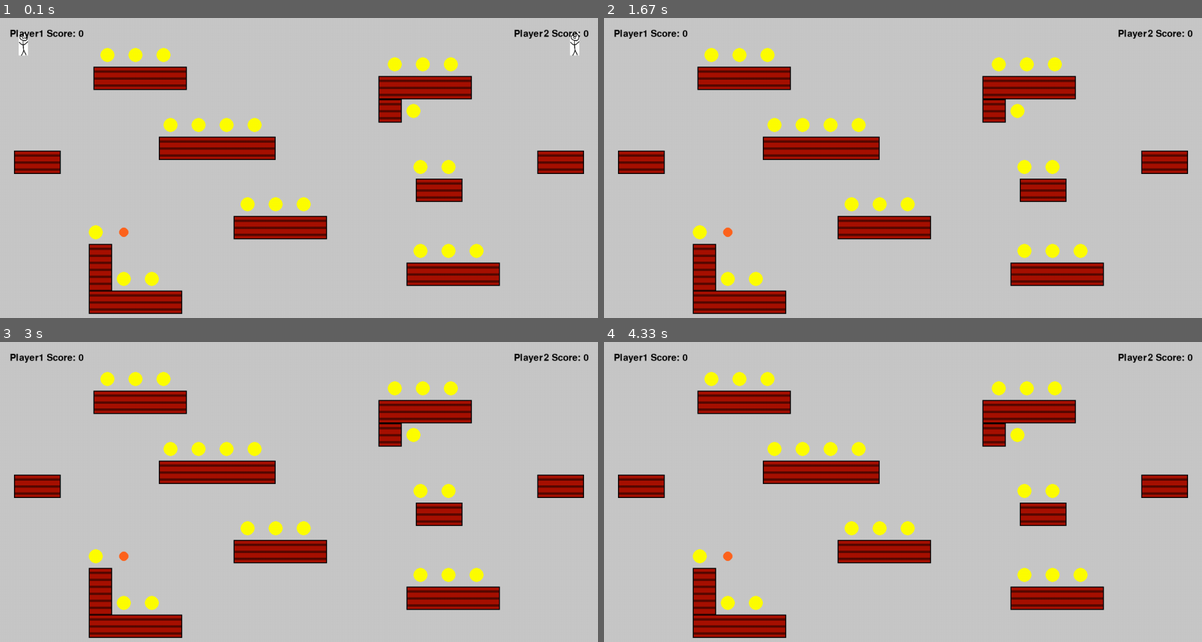
Above: before the commit, frames 1-4 (two rows, left to right).
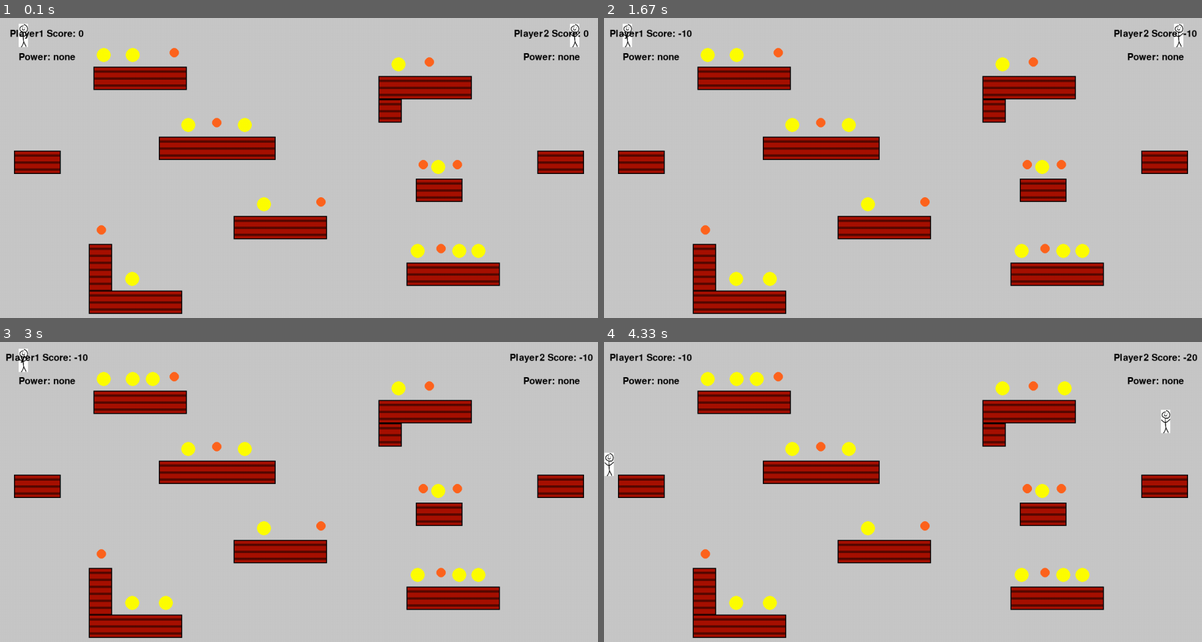
Above: after the commit, the same moments.

Repository: CS196Illinois/Group10-FA21
Game: pygame game, started from Project/game.py
Same seed, same stepped clock (60 frames per second), same inputs: the game is played once before the commit and once after it.
Inputs:
- Up to frame 1 (0.1 s): no input
- Up to frame 2 (1.67 s): hold A 0.33-0.8 s; hold Right 0.33-0.8 s; tap F at 0.83 s
- Up to frame 3 (3 s): hold W 2.17-2.63 s; hold Right 2.17-2.63 s
- Up to frame 4 (4.33 s): tap A at 3.73 s; hold Left from 4.07 s (still down); hold A from 4.07 s (still down)

The runs differ from the first frame. In frame 1, 2.9% of the frame differs, in the area x 3-97%, y 1-90%; in frame 2, 3.4%; in frame 3, 3.4%; in frame 4, 3.6%, in the area x 0-100%, y 3-90%.

Commit message:
respawning of player, coin, and power done

Diff:
--- a/Project/game.py
+++ b/Project/game.py
@@ -30,9 +30,10 @@
 
 SCREEN_WIDTH = 1280
 SCREEN_HEIGHT = 720
-
-
-PLAYER_MOVE_SPEED = 8
+coinSpawnEvent = 0 + pygame.USEREVENT
+powerSpawnEvent = 1 + pygame.USEREVENT
+
+PLAYER_MOVE_SPEED = 4
 
 dirname = os.path.dirname(__file__)
 
@@ -41,7 +42,8 @@
     def __init__(self, xPos, yPos, controlDict):
         super(Player, self).__init__()
         self.surf = pygame.transform.scale(pygame.image.load(os.path.join(dirname, "playerSprite.png")).convert(), (20,50))
-        self.rect = self.surf.get_rect(center = (xPos, yPos))
+        self.start = (xPos, yPos)
+        self.rect = self.surf.get_rect(center = self.start)
         self.dx, self.dy = 0, 0
         self.touchingPlatform = False
         self.score = 0
@@ -54,26 +56,25 @@
         self.moving = False
 
         if pressed_keys[self.controlDict["jump"]] and self.touchingPlatform:
-            self.dy = -20
+            self.dy = -11
         #if pressed_keys[self.controlDict["down"]]:
             #Make this a groundpound or something
         if pressed_keys[self.controlDict["left"]]:
             self.moving = True
             if self.dx > PLAYER_MOVE_SPEED * -1:
                 if self.touchingPlatform:
-                    self.dx -= 2
+                    self.dx -= .5
                 else:
-                    self.dx -= 1
+                    self.dx -= .25
             self.facingRight = False
         if pressed_keys[self.controlDict["right"]]:
             self.moving = True
             if self.dx < PLAYER_MOVE_SPEED:
                 if self.touchingPlatform:
-                    self.dx += 2
+                    self.dx += .5
                 else:
-                    self.dx += 1
+                    self.dx += .25
             self.facingRight = True
-        #resets character position for demo
         if pressed_keys[self.controlDict["power"]]:
             if self.power == "bullet" :
                 if self.facingRight == True:
@@ -87,24 +88,27 @@
         if self.touchingPlatform and not self.moving:
             self.dx = 0
 
+        if self.rect.centery > SCREEN_HEIGHT + 400:
+            self.rect.center = self.start
+            self.score -= 10
+            self.dx, self.dy = 0, 0
+
         for coin in pygame.sprite.spritecollide(self, coin_sprites, True, collided = None):
             self.score += 1
             coin.kill()
-            print(self.score)
-
-        for power in pygame.sprite.spritecollide(self, power_sprites, True, collided = None):
+
+        for power in pygame.sprite.spritecollide(self, power_sprites, True):
             self.power = power.power
             power.kill()
-            print(self.power)
-
-        for bullet in pygame.sprite.spritecollide(self, bullet_sprites, True, collided = None):
-            self.dx += bullet.speed * 1.5
-            self.dy -= 25
+            print("touched power")
+
+        for bullet in pygame.sprite.spritecollide(self, bullet_sprites, True):
+            self.dx += bullet.speed * .7
+            self.dy -= 12
+            self.score -= 5
             bullet.kill()
-            print("success")
-
-
-        self.dy += 1
+
+        self.dy += .25
 
         self.collidedCharacter = pygame.sprite.spritecollide(self, solid_sprites, False)
 
@@ -149,30 +153,31 @@
 
 
 class Coin(pygame.sprite.Sprite):
+    width = 30
     def __init__(self, xPos, yPos):
         super(Coin, self).__init__()
-        self.surf = pygame.Surface((30,30))
+        self.surf = pygame.Surface((Coin.width, Coin.width))
         self.surf.set_colorkey((0,0,0))
         self.rect = self.surf.get_rect(
             left = xPos,
             top = yPos
         )
-        pygame.draw.circle(self.surf, (255,255,0), (15, 15), 15)
+        pygame.draw.circle(self.surf, (255,255,0), (Coin.width//2, Coin.width//2), Coin.width//2)
 
 class Power(pygame.sprite.Sprite):
-    def __init__(self, xPos, yPos, power):
+    width = 20
+    def __init__(self, xPos, yPos):
         super(Power, self).__init__()
-        self.surf = pygame.Surface((30,30))
+        self.surf = pygame.Surface((Power.width, Power.width))
         self.surf.set_colorkey((0,0,0))
         self.rect = self.surf.get_rect(
             left = xPos,
             top = yPos
         )
-        pygame.draw.circle(self.surf, (255,100,30), (15, 15), 10)
-        self.power = power
+        pygame.draw.circle(self.surf, (255,100,30), (Power.width//2, Power.width//2), Power.width//2)
+        self.power = "none"
 
 class Bullet(pygame.sprite.Sprite):
-
     def __init__(self, xPos, yPos, speed):
         super(Bullet, self).__init__()
         self.surf = pygame.Surface((30,30))
@@ -186,8 +191,6 @@
 
     def update(self):
         self.rect[0] += self.speed
-
-
 
 class Platform(pygame.sprite.Sprite):
     def __init__(self, xPos, yPos, xSize, ySize):
@@ -212,10 +215,31 @@
     solid_sprites.add(myPlatform)
     all_sprites.add(myPlatform)
 
-def newCoin(xPos, yPos):
-    myCoin = Platform(xPos, yPos)
-    coin_sprites.add(myCoin)
-    all_sprites.add(myCoin)
+def newRandomSpawn(Type):
+    #subtract 4 b/c there are 4 solid sprites to never spawn coins on (players and start platforms)
+    pos = random.random() * (len(solid_sprites) - 4)
+    platform = solid_sprites.sprites()[int(pos) + 4]
+    # 40 is arbitrary
+    newItem = Type(platform.rect.left + ((platform.rect.width-Type.width) * (pos - int(pos))), platform.rect.top - 40)
+    if not spritecollide(newItem, all_sprites, False):
+        if (Type == Power):
+            newItem.power = "bullet"
+            power_sprites.add(newItem)
+            print("power spawned")
+        else:
+            coin_sprites.add(newItem)
+        all_sprites.add(newItem)
+
+
+def text_objects(text, font):
+    textSurface = font.render(text, True, (0,0,0))
+    return textSurface, textSurface.get_rect()
+
+def message_display(text, xpos, ypos):
+    largeText = pygame.font.Font('freesansbold.ttf',20)
+    TextSurf, TextRect = text_objects(text, largeText)
+    TextRect.center = (xpos,ypos)
+    screen.blit(TextSurf, TextRect)
 
 pygame.init()
 
@@ -253,13 +277,17 @@
 solid_sprites.add(player1)
 solid_sprites.add(player2)
 
-# (xpos, ypos, xsize, ysize): xpos, ypos represents coordinates of the top left corner
+coin_sprites = pygame.sprite.Group()
+power_sprites = pygame.sprite.Group()
+bullet_sprites = pygame.sprite.Group()
 
 # "Standard" width of platform
 pw = 50
 
 # player 1 start location
+# platform 1
 newPlatform(30, 300, pw * 2, pw)
+
 # player 2 start location
 newPlatform(SCREEN_WIDTH - 30 - (pw * 2), 300, pw * 2, pw)
 
@@ -278,124 +306,26 @@
 newPlatform(810, 140 + pw, pw, pw * 1)
 newPlatform(810, 140, pw * 4, pw)
 
-# create Coin instances
-# this part of code is not elegent, but I do not know how to make it better...
-# later, replace this with some way to randomly generate coins
-coin_sprites = pygame.sprite.Group()
-power_sprites = pygame.sprite.Group()
-bullet_sprites = pygame.sprite.Group()
-def AddCoin():
-    coin1 = Coin(190,460)
-    all_sprites.add(coin1)
-    coin2 = Coin(275,80)
-    all_sprites.add(coin2)
-    coin3 = Coin(335,80)
-    all_sprites.add(coin3)
-    coin4 = Coin(215,80)
-    all_sprites.add(coin4)
-    coin5 = Coin(410,230)
-    all_sprites.add(coin5)
-    coin6 = Coin(470,230)
-    all_sprites.add(coin6)
-    coin7 = Coin(530,230)
-    all_sprites.add(coin7)
-    coin8 = Coin(350,230)
-    all_sprites.add(coin8)
-    coin9 = Coin(885,320)
-    all_sprites.add(coin9)
-    coin10 = Coin(945,320)
-    all_sprites.add(coin10)
-    coin11 = Coin(575,400)
-    all_sprites.add(coin11)
-    coin12 = Coin(515,400)
-    all_sprites.add(coin12)
-    coin13 = Coin(635,400)
-    all_sprites.add(coin13)
-    coin14 = Coin(885,500)
-    all_sprites.add(coin14)
-    coin15 = Coin(945,500)
-    all_sprites.add(coin15)
-    coin16 = Coin(1005,500)
-    all_sprites.add(coin16)
-    # L shape
-    coin17 = Coin(250,560)
-    all_sprites.add(coin17)
-    coin18 = Coin(310,560)
-    all_sprites.add(coin18)
-    coin19 = Coin(890,100)
-    all_sprites.add(coin19)
-    coin20 = Coin(950,100)
-    all_sprites.add(coin20)
-    coin21 = Coin(830,100)
-    all_sprites.add(coin21)
-    coin22 = Coin(870,200)
-    all_sprites.add(coin22)
-    coin_sprites.add(coin1)
-    coin_sprites.add(coin2)
-    coin_sprites.add(coin3)
-    coin_sprites.add(coin4)
-    coin_sprites.add(coin5)
-    coin_sprites.add(coin6)
-    coin_sprites.add(coin7)
-    coin_sprites.add(coin8)
-    coin_sprites.add(coin9)
-    coin_sprites.add(coin10)
-    coin_sprites.add(coin11)
-    coin_sprites.add(coin12)
-    coin_sprites.add(coin13)
-    coin_sprites.add(coin14)
-    coin_sprites.add(coin15)
-    coin_sprites.add(coin16)
-    coin_sprites.add(coin17)
-    coin_sprites.add(coin18)
-    coin_sprites.add(coin19)
-    coin_sprites.add(coin20)
-    coin_sprites.add(coin21)
-    coin_sprites.add(coin22)
-
-
-power1 = Power(250,460, "bullet")
-all_sprites.add(power1)
-power_sprites.add(power1)
-
-AddCoin()
-
-def killCoin():
-    for item in coin_sprites:
-        item.kill()
-
-#move_up_sound = pygame.mixer.Sound("ao.ogg")
-#move_down_sound = pygame.mixer.Sound("ao.ogg")
-
-#move_up_sound.set_volume(1)
-#move_down_sound.set_volume(1)
-
-
-def text_objects(text, font):
-    textSurface = font.render(text, True, (0,0,0))
-    return textSurface, textSurface.get_rect()
-
-def message_display(text, xpos, ypos):
-    largeText = pygame.font.Font('freesansbold.ttf',20)
-    TextSurf, TextRect = text_objects(text, largeText)
-    TextRect.center = (xpos,ypos)
-    screen.blit(TextSurf, TextRect)
-
-
-
-
+for i in range(20):
+    newRandomSpawn(Coin)
+pygame.time.set_timer(coinSpawnEvent, 200)
+pygame.time.set_timer(powerSpawnEvent, 1)
 
 running = True
-
 
 while running:
     for event in pygame.event.get():
         if event.type == KEYDOWN:
             if event.key == K_ESCAPE:
                 running = False
-
         elif event.type == QUIT:
             running = False
+        if event.type == coinSpawnEvent:
+            newRandomSpawn(Coin)
+            pygame.time.set_timer(coinSpawnEvent, random.randint(200, 400))
+        if event.type == powerSpawnEvent:
+            newRandomSpawn(Power)
+            pygame.time.set_timer(powerSpawnEvent, random.randint(16000, 30000))
 
 
     pressed_keys = pygame.key.get_pressed()
@@ -403,14 +333,16 @@
     bullet_sprites.update()
     solid_sprites.update(pressed_keys)
 
-
     screen.fill((200, 200, 200))
 
     for entity in all_sprites:
         screen.blit(entity.surf, entity.rect)
 
     message_display("Player1 Score: " +str(player1.score), 100, 50)
+    message_display("Power: " + player1.power, 100, 100)
+
     message_display("Player2 Score: " +str(player2.score), 1180, 50)
+    message_display("Power: " + player2.power, 1180, 100)
     pygame.display.flip()
 
     clock.tick(60)
